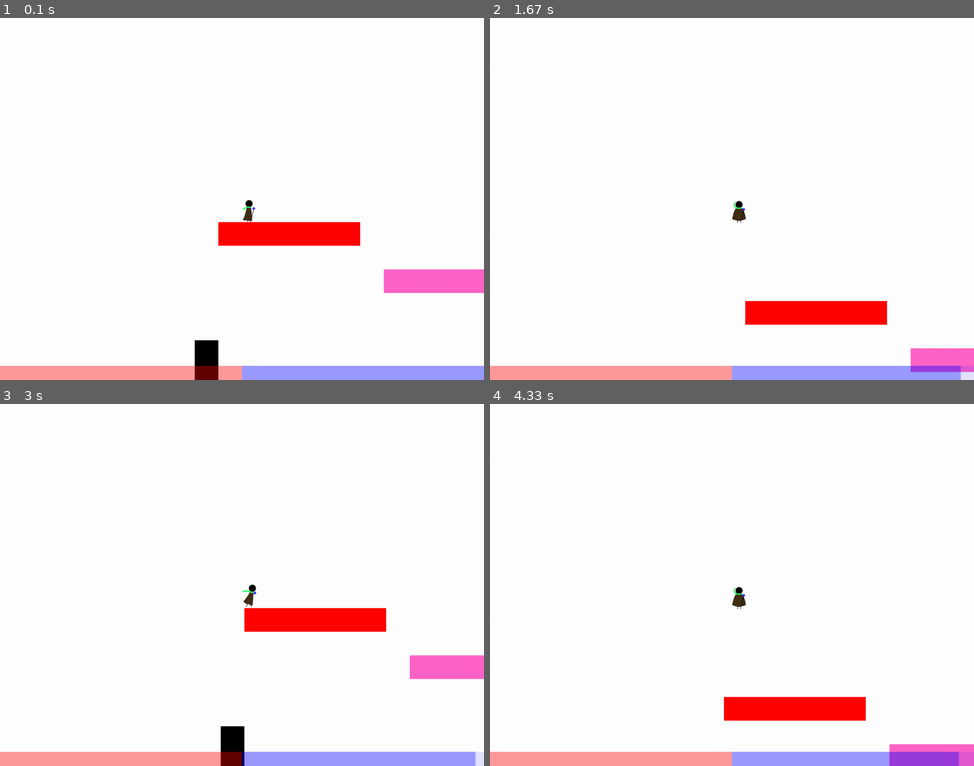
Above: before the commit, frames 1-4 (two rows, left to right).
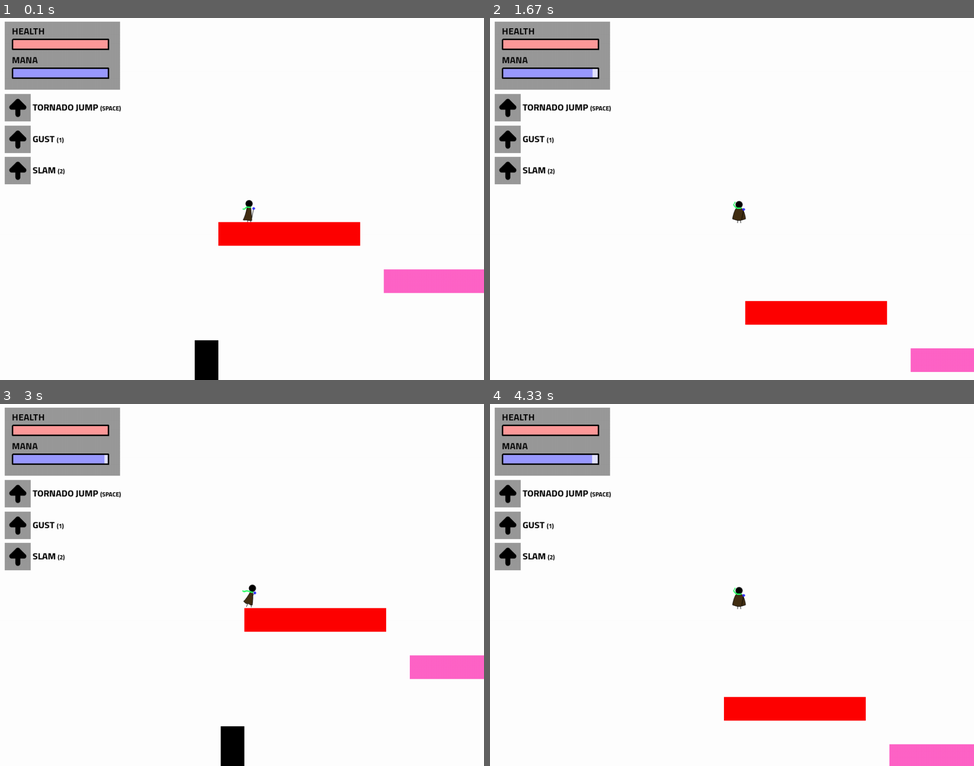
Above: after the commit, the same moments.

Repository: icanwalkonwater/sb-gamejam-pygame
Game: pygame game, started from src/main.py
Two runs of this game, one before a commit and one after it. Both use one fixed random seed, a clock stepped at 60 frames per second and the inputs below.
Inputs:
- Up to frame 1 (0.1 s): no input
- Up to frame 2 (1.67 s): tap one key every 0.33 s from 0.33 s: Space & D D
- Up to frame 3 (3 s): tap D at 1.73, 2.03, 2.23, 2.57, 2.87 s; tap Space at 1.82 s
- Up to frame 4 (4.33 s): tap D at 3.07, 3.37, 3.63 s; tap Space at 3.15 s

The runs differ from the first frame. In frame 1, 10% of the frame differs, in the area x 0-100%, y 1-100%; in frame 2, 10%; in frame 3, 10%; in frame 4, 10%.

Commit message:
Created a better looking UI

Diff:
--- a/levels/level_test.xml
+++ b/levels/level_test.xml
@@ -2,7 +2,7 @@
 <level id="level_test">
     <background width="3000" height="3000" color="255,255,255"/>
     <global-offset x="1000" y="1000"/>
-    <ambient-sound src="assets/sounds/ambient1.mp3"/>
+    <ambient-sound src="sounds/ambient1.mp3"/>
     <statics>
         <!-- Red box -->
         <box width="300" height="50" color="255,0,0" additional-layers="environment">
@@ -41,5 +41,11 @@
     <ui>
         <ui-player-health/>
         <ui-player-mana/>
+        <box src="ui-player-stat-overlay.png">
+            <transform x="10" y="10"/>
+        </box>
+        <ui-ability-jump/>
+        <ui-ability-gust/>
+        <ui-ability-slam/>
     </ui>
 </level>
--- a/src/entities/hostiles/enemy.py
+++ b/src/entities/hostiles/enemy.py
@@ -15,7 +15,7 @@
 class Enemy(RigidPhysicsAwareGameObject, LivingEntity, ABC):
 
     def __init__(self, surface: Surface, weight: float, max_health: float, attack_cooldown: float,
-                 damage_reduction: float = 0):
+                 damage_reduction: float = 1):
         RigidPhysicsAwareGameObject.__init__(self, surface, weight)
         LivingEntity.__init__(self, max_health, damage_reduction)
         self._attack_cooldown: float = attack_cooldown
--- a/src/ressource_management.py
+++ b/src/ressource_management.py
@@ -27,6 +27,18 @@
         }
 
     @classmethod
+    def get_ability_jump_sprite(cls) -> Surface:
+        return cls.get_image("ui-ability-jump-button.png")
+
+    @classmethod
+    def get_ability_gust_sprite(cls) -> Surface:
+        return cls.get_image("ui-ability-gust-button.png")
+
+    @classmethod
+    def get_ability_slam_sprite(cls) -> Surface:
+        return cls.get_image("ui-ability-slam-button.png")
+
+    @classmethod
     def get_image(cls, image_path: str):
         target_image: Surface = cls.__images_cache.get(image_path)
         if target_image is None:
--- a/src/scene_loader.py
+++ b/src/scene_loader.py
@@ -4,6 +4,7 @@
 from pygame.math import Vector2
 from pygame.surface import Surface
 
+from constants import VECTOR2_NULL
 from entities.hostiles.hth_enemy import HthEnemy
 from entities.player import Player
 from enums import Layers
@@ -12,6 +13,7 @@
 from physics import RigidPhysicsAwareGameObject
 from ressource_management import ResourceManagement
 from scene import Scene
+from ui.abilities_indicators import UITornadoJumpIndicator, UIGustIndicator, UISlamIndicator
 from ui.player_bar import UIHealthBar, UIManaBar
 
 
@@ -21,7 +23,7 @@
         tree: ET.ElementTree = ET.parse(filename)
         self.root: ET.Element = tree.getroot()
         self._button_bindings: Dict[str, Callable] = button_bindings if button_bindings is not None else {}
-        self._global_offset = Vector2(0, 0)
+        self._global_offset = VECTOR2_NULL
 
     def parse_all(self):
         scene: Scene = Scene(self.__parse_background(), [], [], [])
@@ -29,6 +31,9 @@
 
         statics = self.__parse_go_list(scene, self.root.find('statics'))
         dynamics = self.__parse_go_list(scene, self.root.find('dynamics'))
+
+        # Reset global offset for the UI
+        self._global_offset = VECTOR2_NULL
         ui = self.__parse_go_list(scene, self.root.find('ui'))
 
         scene.statics.add(*statics)
@@ -70,6 +75,12 @@
                 go = UIHealthBar()
             elif element.tag == 'ui-player-mana':
                 go = UIManaBar()
+            elif element.tag == 'ui-ability-jump':
+                go = UITornadoJumpIndicator()
+            elif element.tag == 'ui-ability-gust':
+                go = UIGustIndicator()
+            elif element.tag == 'ui-ability-slam':
+                go = UISlamIndicator()
             else:
                 go = None
 
@@ -80,16 +91,16 @@
         return gos
 
     def __parse_box(self, element: ET.Element) -> GameObject:
-        if element.attrib['color']:
+        if 'src' in element.attrib:
+            surface: Surface = ResourceManagement.get_image(element.attrib['src'])
+        else:
             surface: Surface = Surface(self.__parse_dimensions(element))
             surface.fill(self.__parse_color(element))
 
-            go = GameObject(surface)
-            self.__assign_transform(element, go)
+        go = GameObject(surface)
+        self.__assign_transform(element, go)
 
-            return go
-        else:
-            raise RuntimeError('no color on box')
+        return go
 
     @classmethod
     def __parse_rigid_box(cls, scene: Scene, element: ET.Element) -> GameObject:
--- /dev/null
+++ b/src/ui/abilities_indicators.py
@@ -0,0 +1,61 @@
+import time
+from abc import ABC, abstractmethod
+
+import pygame
+from pygame.math import Vector2
+from pygame.surface import Surface
+
+from entities.player import Player
+from game_object import GameObject
+from ressource_management import ResourceManagement
+from scene import Scene
+
+
+class UIIndicator(GameObject, ABC):
+
+    def __init__(self, surface: Surface, position: (int, int)):
+        GameObject.__init__(self, surface)
+        # Save sprite
+        self._original_image = surface
+        self._disabled_image = surface.copy()
+        self._disabled_image.fill((255, 255, 255, 128), None, pygame.BLEND_RGBA_MULT)
+
+        self.move(Vector2(position[0], position[1]))
+        self._player: Player = None
+
+    def start(self, scene: Scene):
+        self._player = scene.player.sprite
+
+    def update(self, delta_time: float):
+        self.image = self._original_image if self._is_enabled() else self._disabled_image
+
+    @abstractmethod
+    def _is_enabled(self):
+        pass
+
+
+class UITornadoJumpIndicator(UIIndicator):
+
+    def __init__(self):
+        UIIndicator.__init__(self, ResourceManagement.get_ability_jump_sprite(), (10, 163))
+
+    def _is_enabled(self):
+        return self._player._ability_tornado_jump._next_usage <= time.time()
+
+
+class UIGustIndicator(UIIndicator):
+
+    def __init__(self):
+        UIIndicator.__init__(self, ResourceManagement.get_ability_gust_sprite(), (10, 230))
+
+    def _is_enabled(self):
+        return self._player._ability_gust._next_usage <= time.time()
+
+
+class UISlamIndicator(UIIndicator):
+
+    def __init__(self):
+        UIIndicator.__init__(self, ResourceManagement.get_ability_slam_sprite(), (10, 296))
+
+    def _is_enabled(self):
+        return self._player._ability_slam._next_usage <= time.time()
--- a/src/ui/player_bar.py
+++ b/src/ui/player_bar.py
@@ -4,7 +4,6 @@
 from pygame.rect import Rect
 
 from constants import GlobalSettings, PlayerSettings
-from entities.player import Player
 from scene import Scene
 from ui.progress_bar import UIProgressBar
 
@@ -12,12 +11,11 @@
 class UIHealthBar(UIProgressBar):
 
     def __init__(self):
-        top = GlobalSettings.RESOLUTION[1] - 30
-        mid_screen = math.ceil(GlobalSettings.RESOLUTION[0] / 2)
         UIProgressBar.__init__(
-            self, Rect((0, top), (mid_screen, 30)),
+            # Pixel perfect position from the overlay
+            self, Rect((28, 49), (201, 18)),
             color=Color(255, 0, 0), background_color=Color(255, 0, 0, 70),
-            maximum=PlayerSettings.HEALTH_MAX, reverse=True
+            maximum=PlayerSettings.HEALTH_MAX
         )
         self.__player = None
 
@@ -32,10 +30,9 @@
 class UIManaBar(UIProgressBar):
 
     def __init__(self):
-        top = GlobalSettings.RESOLUTION[1] - 30
-        mid_screen = math.floor(GlobalSettings.RESOLUTION[0] / 2)
         UIProgressBar.__init__(
-            self, Rect((mid_screen, top), (mid_screen + 1, 30)),
+            # Pixel perfect position from the overlay
+            self, Rect((28, 110), (201, 18)),
             color=Color(0, 0, 255), background_color=Color(0, 0, 255, 70),
             maximum=PlayerSettings.MANA_MAX, value=PlayerSettings.MANA_MAX
         )
Binary file added: assets/ui-ability-gust-button.png
Binary file added: assets/ui-ability-jump-button.png
Binary file added: assets/ui-ability-slam-button.png
Binary file added: assets/ui-player-stat-overlay.png
